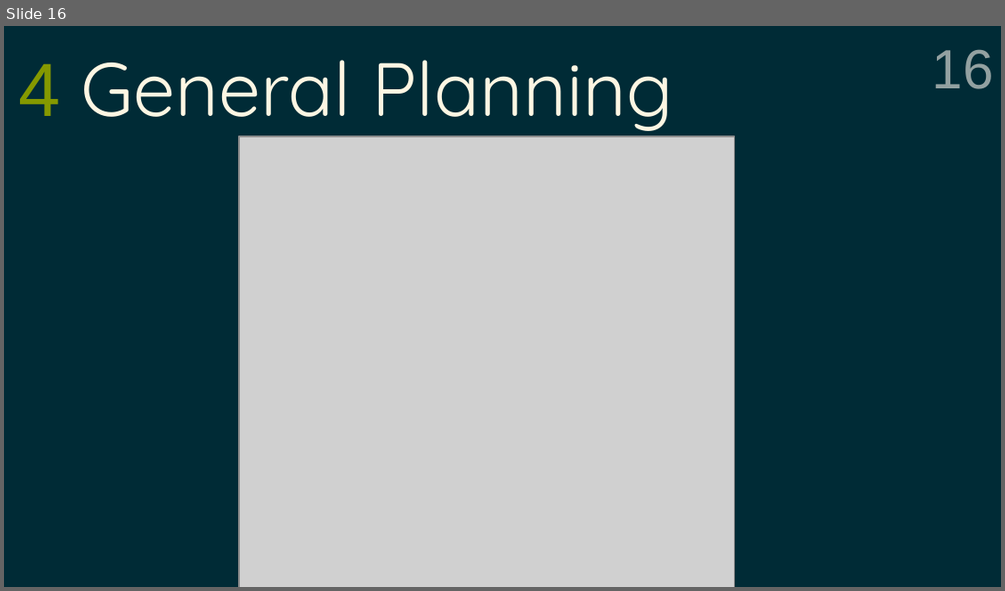
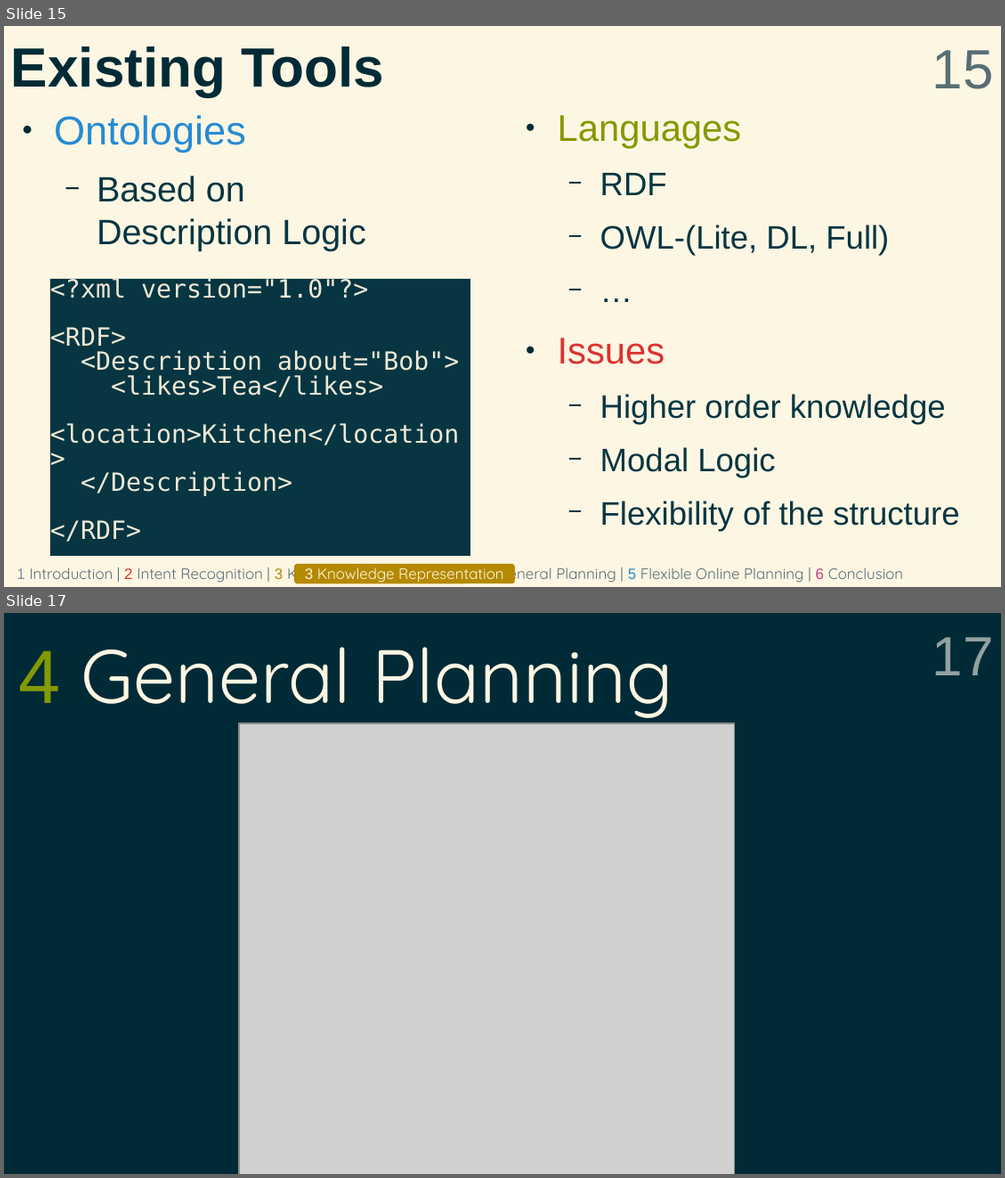
Before and after one commit to grea09/gennio, a slide deck: doc/defense.odp. Shown one above the other, each under a label of ours: slide 16 before the commit, slides 15 and 17 after it; the slides between them are not shown. The pictures are 1005x591 and 1005x1178 pixels, drawn with LibreOffice and Linux fonts; fonts in the diff are those of the drawing; grey boxes stand for pictures. Boxes give left, top, right and bottom in pixels: in the first picture for what was removed or moved away, otherwise in the second. Text is boxed around its words. In the diff, an @@ line names an element or a change of style, - is before the commit and + after.

```diff
--- a/doc/defense.odp
+++ b/doc/defense.odp
@@ slide 15 added at (4, 26, 1001, 587), background #FDF6E3 @@
@@ title added at (11, 46, 384, 97), 44 pt, text #002B36, bold @@
+Existing Tools
@@ page number added at (932, 50, 994, 89), 44 pt, text #586E75 @@
+15
@@ text added at (54, 115, 246, 202), 28 pt, text #073642 @@
+● Ontologies
+  − Based on
+    Description Logic
@@ text added at (558, 115, 959, 531), 25.9 pt, text #073642 @@
+● Languages
+  − RDF
+  − OWL-(Lite, DL, Full)
+  − …
+● Issues
+  − Higher order knowledge
+  − Modal Logic
+  − Flexibility of the structure
@@ text added at (50, 280, 470, 556), fill #073642, 20 pt, text #EEE8D5 @@
+<?xml version="1.0"?>
+<RDF>
+<Description about="Bob">
+<likes>Tea</likes>
+<location>Kitchen</location>
+</Description>
+</RDF>
@@ text added at (16, 563, 903, 583), 12 pt, text #586E75 @@
+1 Introduction | 2 Intent Recognition | 3 Knowledge Representation | 4 General Planning | 5 Flexible Online Planning | 6 Conclusion
@@ rounded rectangle added at (294, 564, 515, 583), fill #B58900, 12 pt, text #FDF6E3 @@
+3 Knowledge Representation
@@ what was slide 16 is now slide 17 @@
@@ page number at (932, 637, 994, 675): text changed @@
-16
+17
```
Also in this commit, not shown: 5 slides changed, 2 other slides added, 2 slides removed, 2 other files.
